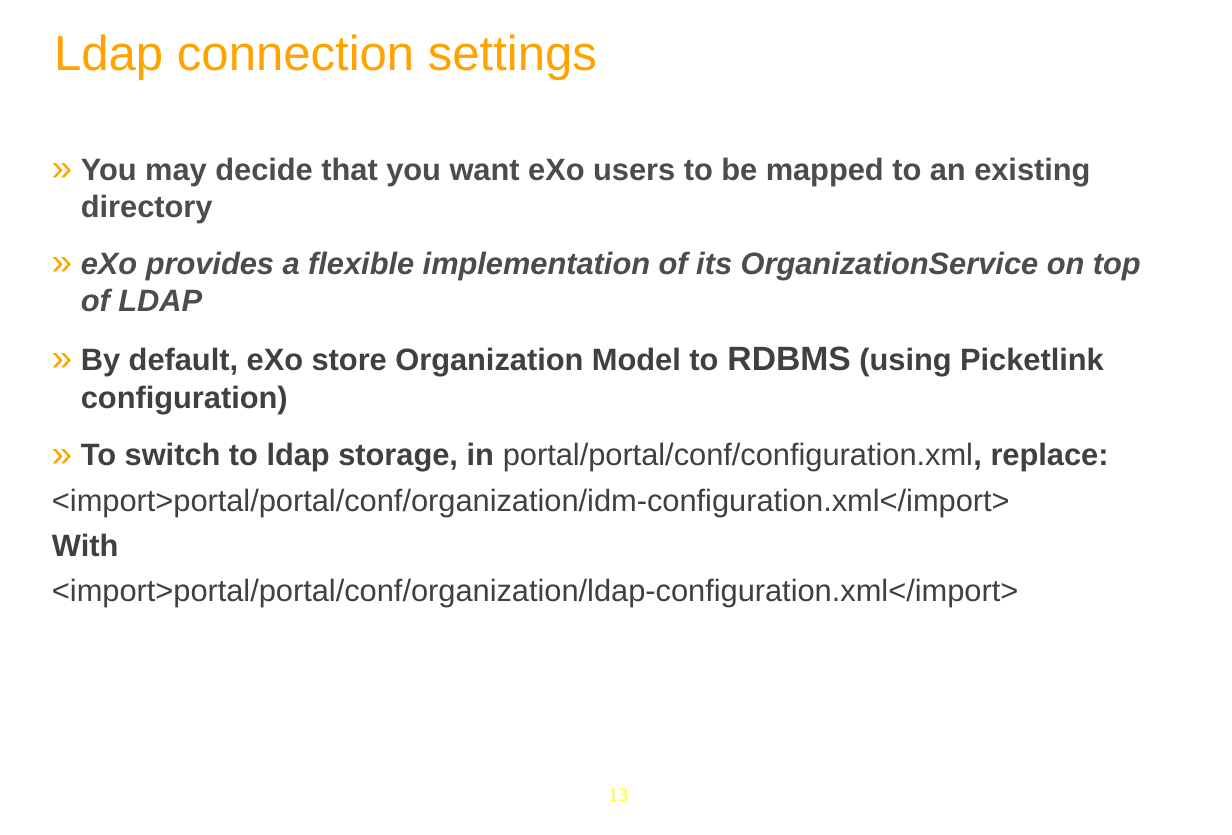
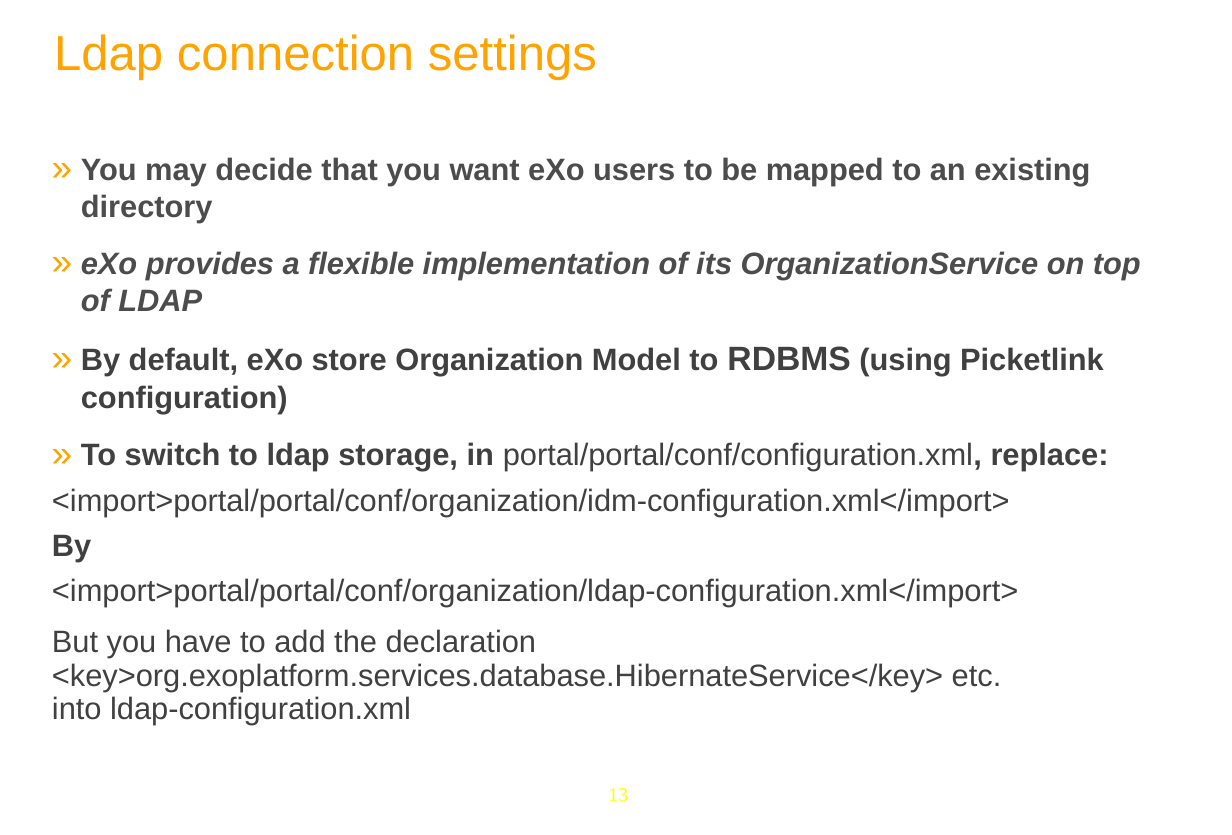
Before and after one commit to anhvurz90/training, a slide deck: slide 13 of exo-sysAdmin/970-LdapConfig-XSys.pptx. Drawn at 1232x835 pixels with LibreOffice and Linux fonts; fonts in the diff are those of the drawing; background and template pictures are left out. Boxes give left, top, right and bottom in pixels: in the first picture for what was removed or moved away, otherwise in the second. Text is boxed around its words. In the diff, an @@ line names an element or a change of style, - is before the commit and + after.

Commit message:
New ldap corrections

```diff
--- a/exo-sysAdmin/970-LdapConfig-XSys.pptx
+++ b/exo-sysAdmin/970-LdapConfig-XSys.pptx
@@ text at (52,534,91,561): text changed @@
-With
+By
@@ text at (52,629,1002,725): paragraph added @@
+But you have to add the declaration
+<key>org.exoplatform.services.database.HibernateService</key> etc.
+into ldap-configuration.xml
```
Also in this commit, not shown: 7 other slides changed, 2 slides added.
